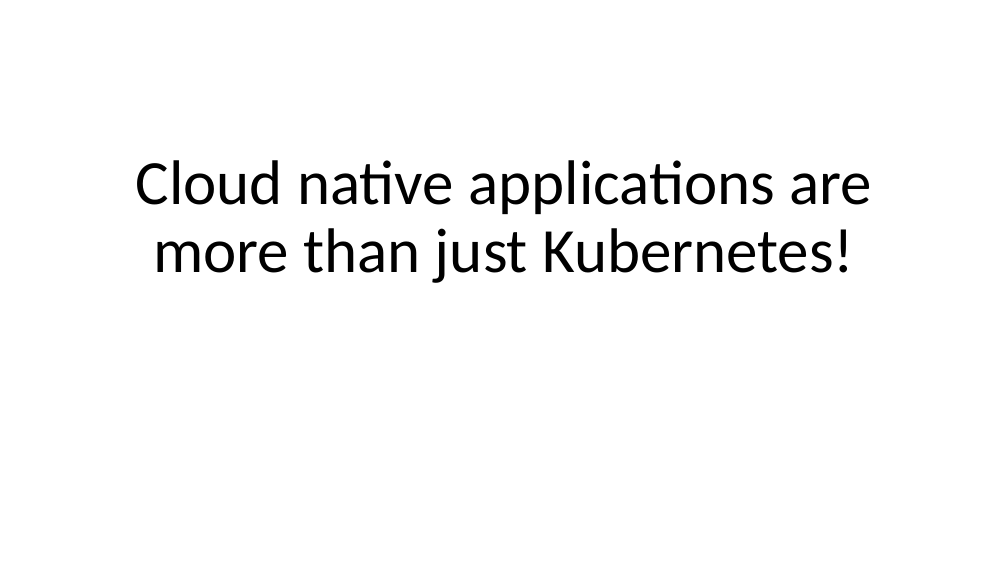
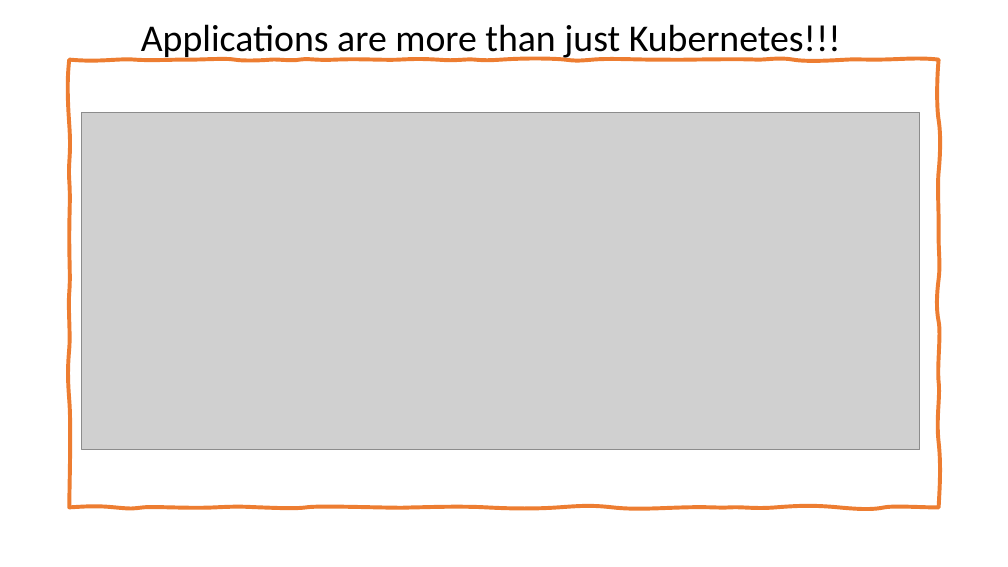
Before and after one commit to willvelida/talks, a slide deck: slide 3 of intro-to-radius/Presentation.pptx. Drawn at 1008x567 pixels with LibreOffice and Linux fonts; fonts in the diff are those of the drawing; grey boxes stand for pictures. Boxes give left, top, right and bottom in pixels: in the first picture for what was removed or moved away, otherwise in the second. Text is boxed around its words. In the diff, an @@ line names an element or a change of style, - is before the commit and + after.

```diff
--- a/intro-to-radius/Presentation.pptx
+++ b/intro-to-radius/Presentation.pptx
@@ text "Applications are more than just ..." at (141, 24, 841, 61): vertical alignment bottom to top @@
@@ text at (141, 24, 841, 61): text changed; size 60 to 36 pt @@
-Cloud native applications are more than just Kubernetes!
+Applications are more than just Kubernetes!!!
@@ freeform shape added at (70, 60, 939, 507), outline #ED7D31 3.75 pt @@
@@ picture added at (82, 113, 920, 450) @@
```
Also in this commit, not shown: 8 other slides changed, 8 slides added, 1 slide removed, 8 other files.
